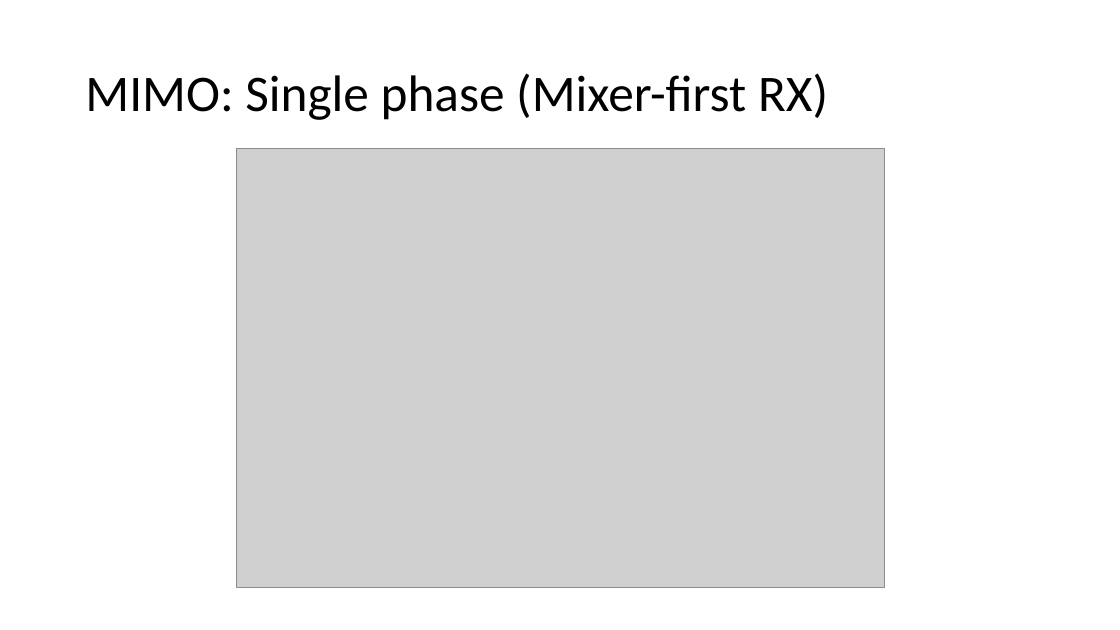
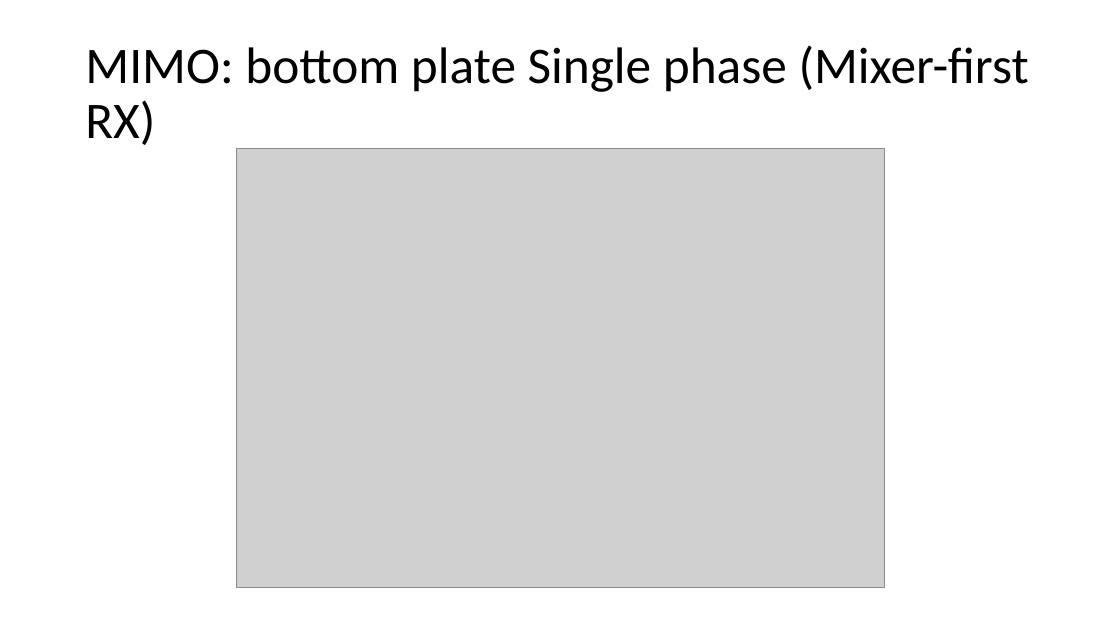
Before and after one commit to kkunal1408/GANA_circuit_data, a slide deck: slide 12 of circuit_data/source_files/individual_test_data_org/summary_results.pptx (slide 7 before the commit). Drawn at 1120x630 pixels with LibreOffice and Linux fonts; fonts in the diff are those of the drawing; grey boxes stand for pictures. Boxes give left, top, right and bottom in pixels: in the first picture for what was removed or moved away, otherwise in the second. Text is boxed around its words. In the diff, an @@ line names an element or a change of style, - is before the commit and + after.

```diff
--- a/circuit_data/source_files/individual_test_data_org/summary_results.pptx
+++ b/circuit_data/source_files/individual_test_data_org/summary_results.pptx
@@ title at box(85, 45, 1029, 145): text changed @@
-MIMO: Single phase (Mixer-first RX)
+MIMO: bottom plate Single phase (Mixer-first RX)
```
Also in this commit, not shown: 6 other slides changed, 11 slides added, 3 other files.
